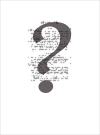
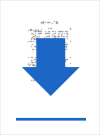
Comparing the layer stacks of the two 100×135 images. Changes:
added layer "🡇" above "X" over (x1=16, y1=38, x2=86, y2=121)
hid "?" over (x1=33, y1=22, x2=72, y2=93)
